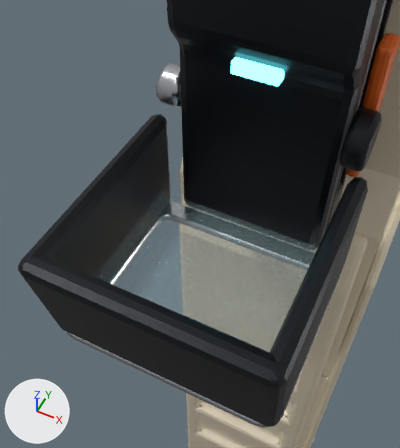
One commit to the FBX model unity/Assets/Ballon/Generated/BASIC-01-v2.1.fbx: the scene before it, then after it.
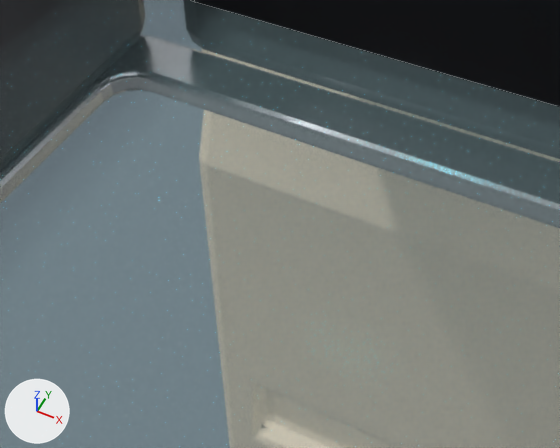
Each version appears first from a 50 mm camera at (0.0218, -0.2178, 0.0306) aimed at (-0.0033, -0.1675, -0.0323), and next in a close-up from a 50 mm camera at (0.0094, -0.1874, -0.0166) aimed at (0.0012, -0.1711, -0.0369). Every picture has the same lights, and +X, +Y and +Z are marked at lower left. The first two pictures are the older version. The close-ups show mesh edges as thin lines. Where no turn or scale is listed for an object, it has been applied to the vertices.

In view in the first close-up: 'sight_body', 'sight_frame', 'sight_glass'.
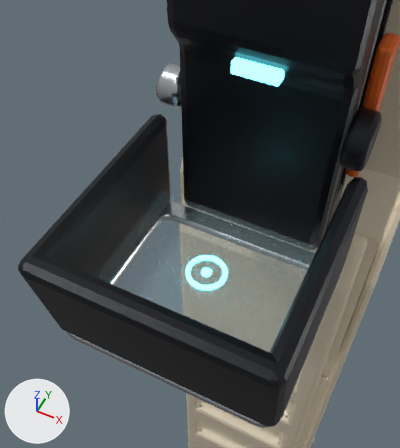
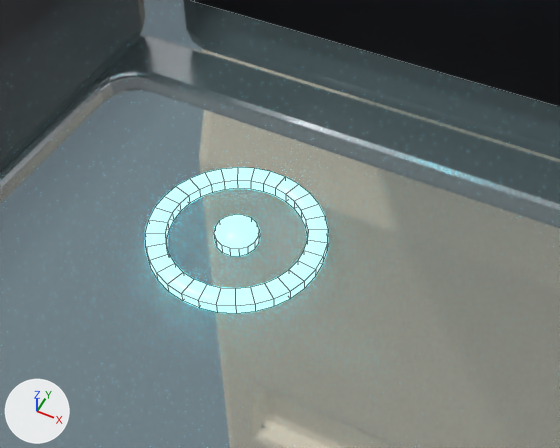
Pixel boxes (x1, y1, x2, y2) of what changed, in the close-ups (560 x 448 px):
'sight_reticle', added (cyan): after (145, 168, 328, 313)

Edits to the bpy script that builds the scene:
```text
Add me_sight_reticle:
    me_sight_reticle.from_pydata(...)  # 160 vertices, 146 faces; spans x -0.00318..0.00318, y -0.17518..-0.16882, z -0.0374..-0.037
    me_sight_reticle.materials.append(mat_mt_energy_aaa_standard)  # cyan #5fd3e0, glowing cyan #5fd3e0
Add ob_sight_reticle:
    ob_sight_reticle = bpy.data.objects.new('sight_reticle', me_sight_reticle)
    ob_sight_reticle.location = (0.0, 0.0, 0.0)
```
